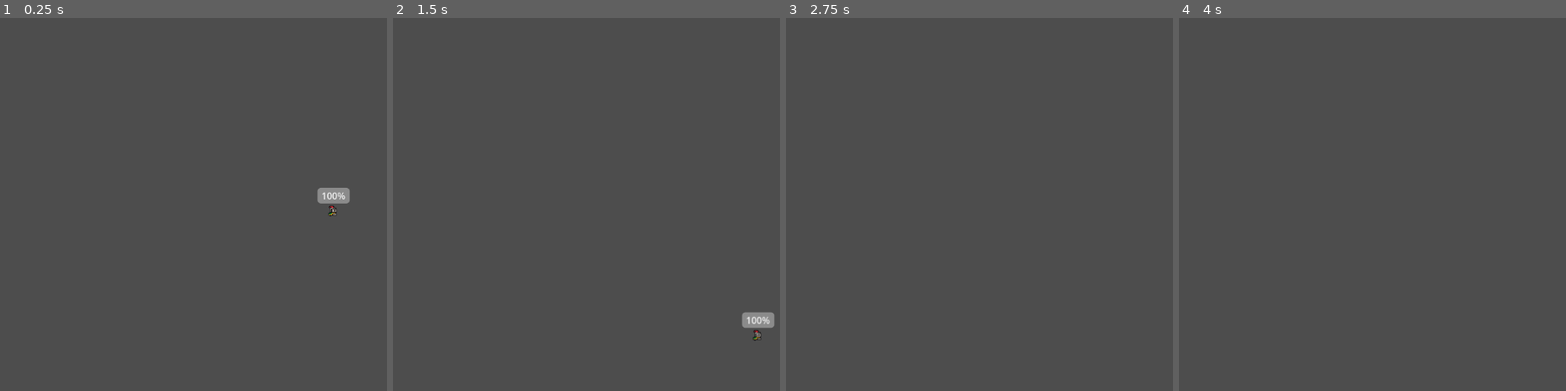
Above: before the commit, frames 1-4 (left to right).
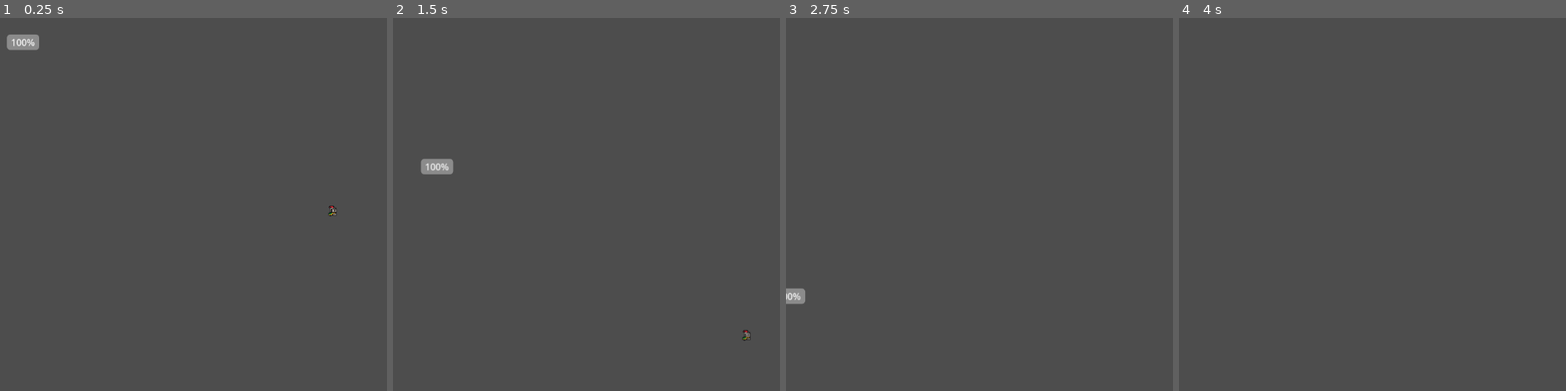
Above: after the commit, the same moments.

Repository: AC350144/FullyHacks2025
Game: Godot game, scene res://scenes/player.tscn
Two runs of this game, one before a commit and one after it. Both use one fixed random seed, a clock stepped at 60 frames per second and the inputs below. This scene is started directly instead of the project's main scene.
Inputs:
- Up to frame 1 (0.25 s): no input
- Up to frame 2 (1.5 s): tap Enter (ui_accept) at 0.5, 0.77 s; hold Right (ui_right) from 0.53 s (still down)
- Up to frame 3 (2.75 s): tap Enter (ui_accept) at 1.52 s; release Right (ui_right) at 2.03 s; hold Left (ui_left) from 2.03 s (still down)
- Up to frame 4 (4 s): release Left (ui_left) at 2.78 s; hold Right (ui_right) from 2.78 s (still down); tap Enter (ui_accept) at 3.02, 3.77 s

The runs differ from the first frame. In frame 1, 0.7% of the frame differs, in the area x 1-91%, y 4-50%; in frame 2, 0.8%, in the area x 7-99%, y 37-87%; in frame 3, 0.2%; in frame 4, nothing differs.

Commit message:
Oxygen Bar depletion

Diff:
--- a/scenes/player.tscn
+++ b/scenes/player.tscn
@@ -75,10 +75,10 @@
 script = ExtResource("1_3vyb7")
 
 [node name="OxygenBar" type="ProgressBar" parent="."]
-offset_left = -26.0
-offset_top = -49.0
-offset_right = 30.0
-offset_bottom = -22.0
+offset_left = -564.0
+offset_top = -315.0
+offset_right = -508.0
+offset_bottom = -288.0
 
 [node name="AnimatedSprite2D" type="AnimatedSprite2D" parent="."]
 position = Vector2(1, -12)
@@ -93,3 +93,7 @@
 
 [node name="Camera2D" type="Camera2D" parent="."]
 position_smoothing_enabled = true
+
+[node name="Timer" type="Timer" parent="."]
+
+[connection signal="timeout" from="Timer" to="." method="_on_timer_timeout"]
--- a/scripts/planet_1.gd
+++ b/scripts/planet_1.gd
@@ -1,9 +1,14 @@
 extends Node2D
 
+signal planet_changed(planet_name)
+
+@export () var planet_name = "planet_one"
+
 @onready var test_ray = $RayCast2D
+
 
 func _physics_process(delta):
 	if test_ray.is_colliding():
 		var collider = test_ray.get_collider()
 		if collider.name == "Player":
-			collider.get_hit(10)
+			emit_signal("planet_changed", planet_name)
--- a/scripts/player.gd
+++ b/scripts/player.gd
@@ -4,11 +4,19 @@
 var current_oxygen := 100
 
 @onready var oxygen_bar := $OxygenBar
+@onready var oxygen_loss = $Timer
 
 # OXYGEN BAR FUNCTIONALITY
 
 func _ready():
 	update_oxygen_bar()
+	oxygen_loss.wait_time = 1.0
+	oxygen_loss.start()
+
+func _on_timer_timeout():
+	if current_oxygen > 0:
+		current_oxygen -= 1
+		 # Replace with function body.
 
 func get_hit(damage: int):
 	current_oxygen = max(current_oxygen - damage, 0)
@@ -32,8 +40,8 @@
 
 #MOVEMENT AND GRAVITY FUNCTIONALITY
 
-const SPEED = 300.0
-const JUMP_VELOCITY = -400.0
+const SPEED = 200.0
+const JUMP_VELOCITY = -300.0
 
 var gravity = ProjectSettings.get_setting("physics/2d/default_gravity")
 
